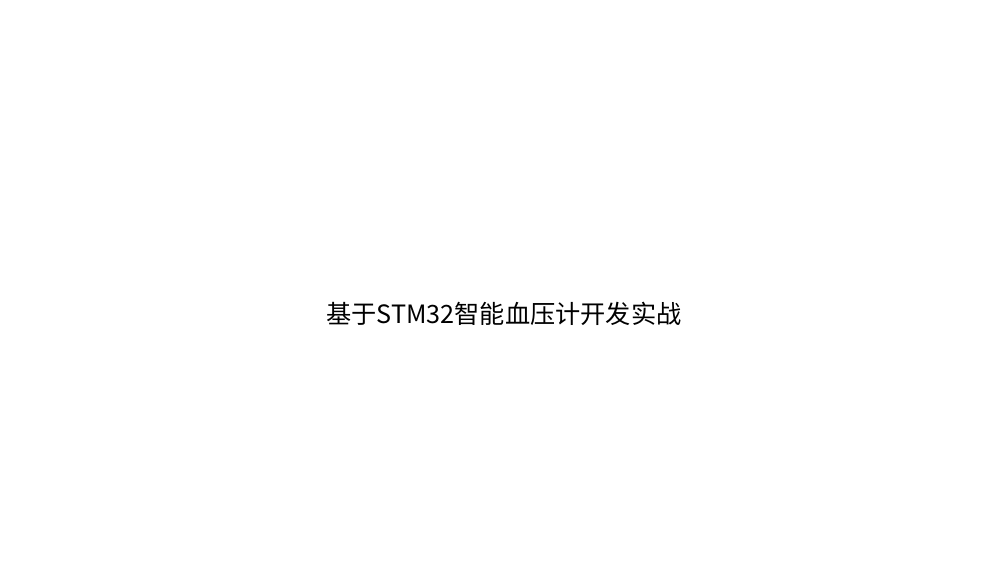
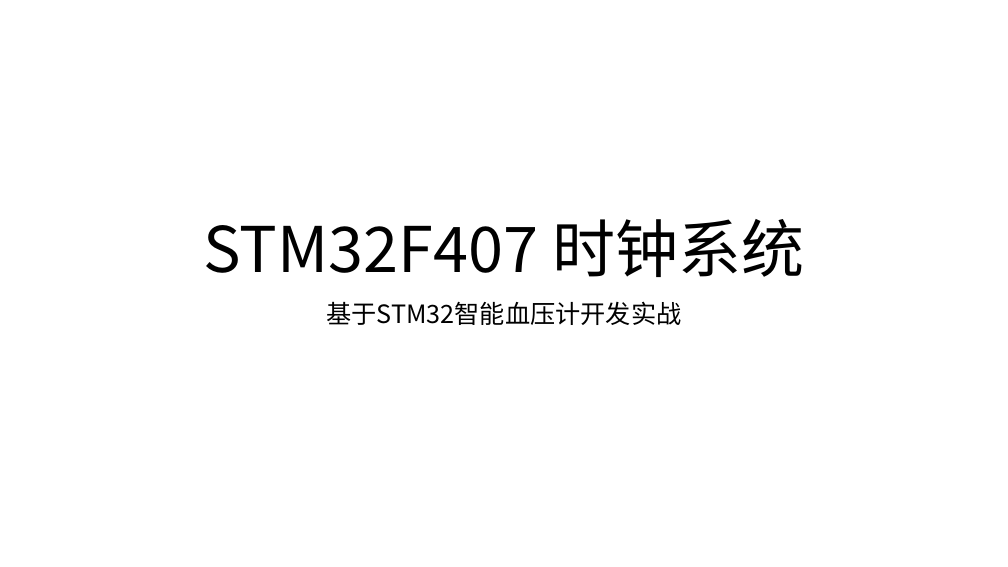
Before and after one commit to work-2015/work, a slide deck: slide 1 of TMOOC/智能硬件/001-智能血压计/V1.0/06-STM32F407 时钟系统/PPT/06-STM32F407 时钟系统.pptx. Drawn at 1008x567 pixels with LibreOffice and Linux fonts; fonts in the diff are those of the drawing. Boxes give left, top, right and bottom in pixels: in the first picture for what was removed or moved away, otherwise in the second. Text is boxed around its words. In the diff, an @@ line names an element or a change of style, - is before the commit and + after.

```diff
--- a/TMOOC/智能硬件/001-智能血压计/V1.0/06-STM32F407 时钟系统/PPT/06-STM32F407 时钟系统.pptx
+++ b/TMOOC/智能硬件/001-智能血压计/V1.0/06-STM32F407 时钟系统/PPT/06-STM32F407 时钟系统.pptx
@@ title added at (204, 219, 804, 277), 60 pt, text #000000 @@
+STM32F407 时钟系统
```
Also in this commit, not shown: 2 other files.
